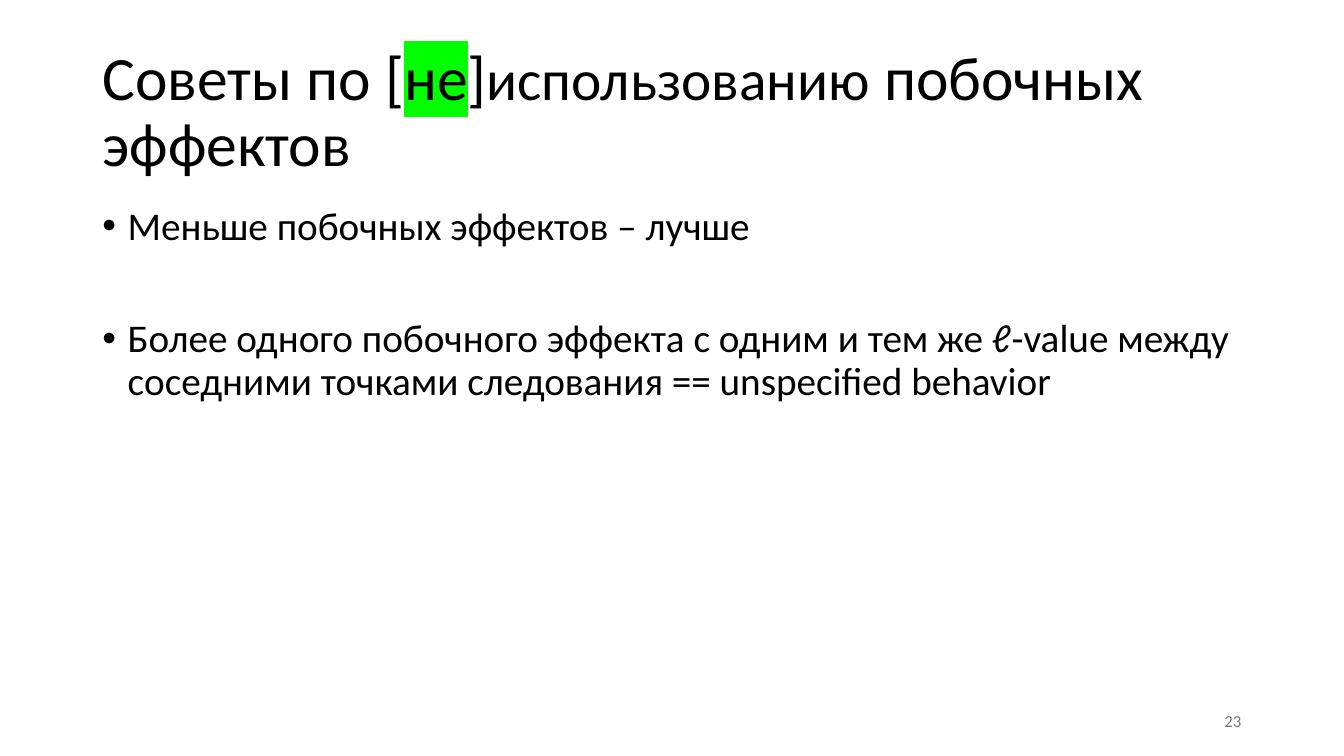
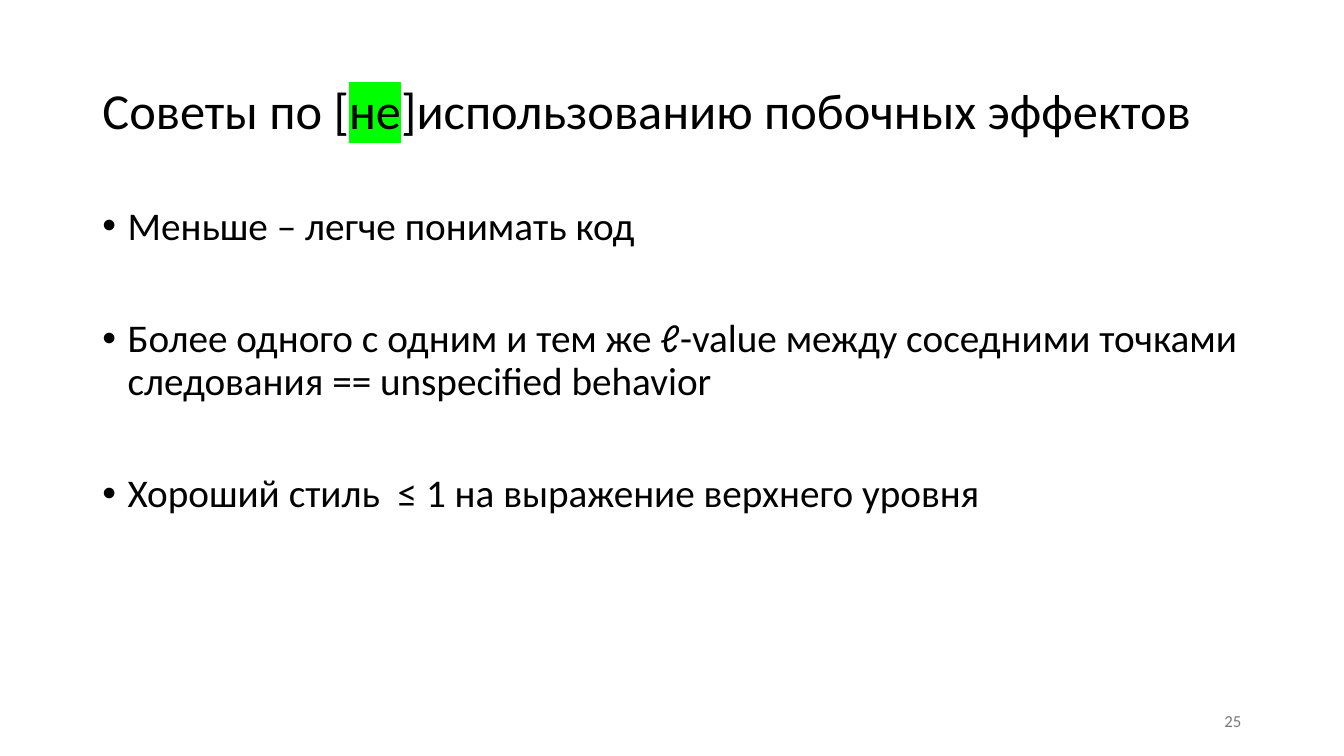
Before and after one commit to Evgueni-Petrov-aka-espetrov/Algorithms-and-Programming-in-C-pptx, a slide deck: slide 25 of 004 Побочные эффекты выражений в Си.pptx (slide 23 before the commit). Drawn at 1344x756 pixels with LibreOffice and Linux fonts; fonts in the diff are those of the drawing. Boxes give left, top, right and bottom in pixels: in the first picture for what was removed or moved away, otherwise in the second. Text is boxed around its words. In the diff, an @@ line names an element or a change of style, - is before the commit and + after.

```diff
--- a/004 Побочные эффекты выражений в Си.pptx
+++ b/004 Побочные эффекты выражений в Си.pptx
@@ title "Советы по [не]использованию побочных эффектов" at bbox=[102, 88, 1191, 141]: size 44 to 36 pt in "Советы по [не]использованию побочных эффектов"; size 41 to 36 pt in "[не]использованию" @@
@@ text at bbox=[128, 215, 1237, 514]: text changed @@
-• Меньше побочных эффектов – лучше
-• Более одного побочного эффекта с одним и тем же ℓ-value между соседними точками следования == unspecified behavior
+• Меньше – легче понимать код
+• Более одного с одним и тем же ℓ-value между соседними точками следования == unspecified behavior
+• Хороший стиль ≤ 1 на выражение верхнего уровня
@@ page number at bbox=[1224, 716, 1241, 727]: text changed @@
-23
+25
```
Also in this commit, not shown: 15 other slides changed.
